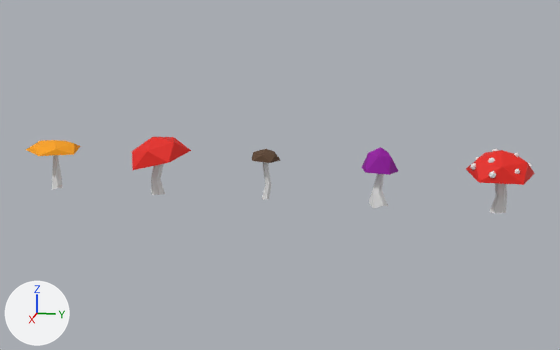
Two versions of the Blender file nature-pack/blend/mushrooms.blend, one commit apart.
Camera for both pictures: a 50 mm lens placed at (6.51, 0.44, 1.83), pointed at (-0.03, -0.87, 0.19). The lights are fixed; the arrows at lower left show +X, +Y and +Z.

Names of what the first picture shows: 'mushroom1', 'mushroom2', 'mushroom3', 'mushroom4', 'mushroom5'.
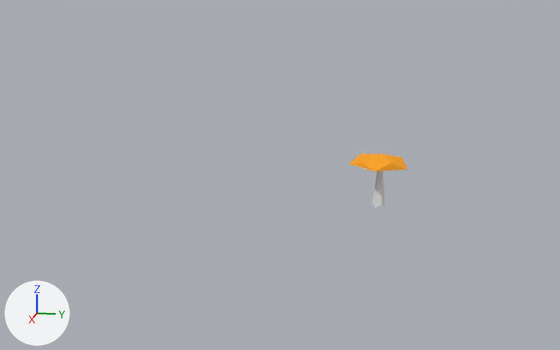
Location of each change, (x1, y1, x2, y2) in pixels of the pictures (560 x 350 px):
'mushroom5', hidden (red): before (466, 149, 535, 213)
'mushroom1', moved: before (26, 140, 80, 190); after (349, 154, 408, 207)
'mushroom2', hidden (red): before (132, 137, 191, 195)
'mushroom4', hidden: before (362, 147, 398, 209)
'mushroom3', hidden: before (252, 149, 280, 200)

What changed in the scene script:
```text
Change ob_mushroom1:
    ob_mushroom1.location: (0.0, -3.0, 0.0) -> (0.0, 0.0, 0.0)
Change ob_mushroom2:
    ob_mushroom2.location: (0.0, -2.0, 0.0) -> (0.0, 0.0, 0.0)
    add ob_mushroom2.hide_set(True)  # its collection is switched off
Change ob_mushroom3:
    ob_mushroom3.location: (0.0, -1.0, 0.0) -> (0.0, 0.0, 0.0)
    add ob_mushroom3.hide_set(True)  # its collection is switched off
Change ob_mushroom4:
    add ob_mushroom4.hide_set(True)  # its collection is switched off
Change ob_mushroom5:
    ob_mushroom5.location: (0.0, 1.0, 0.0) -> (0.0, 0.0, 0.0)
    add ob_mushroom5.hide_set(True)  # its collection is switched off
```
